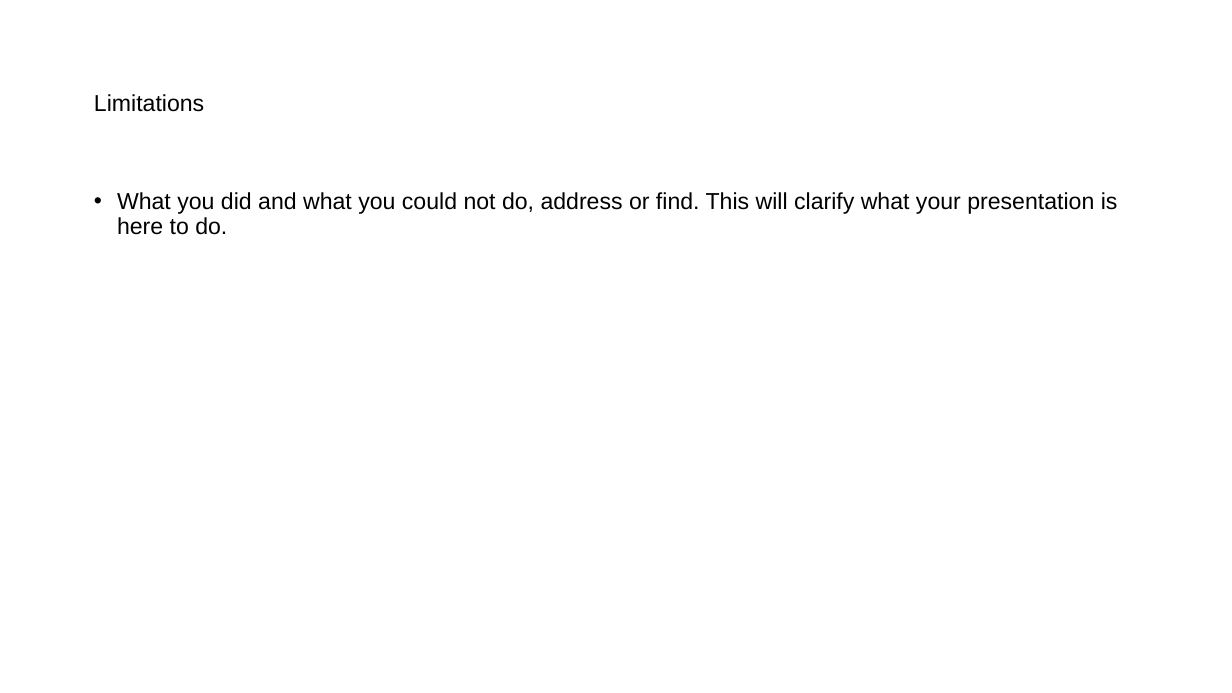
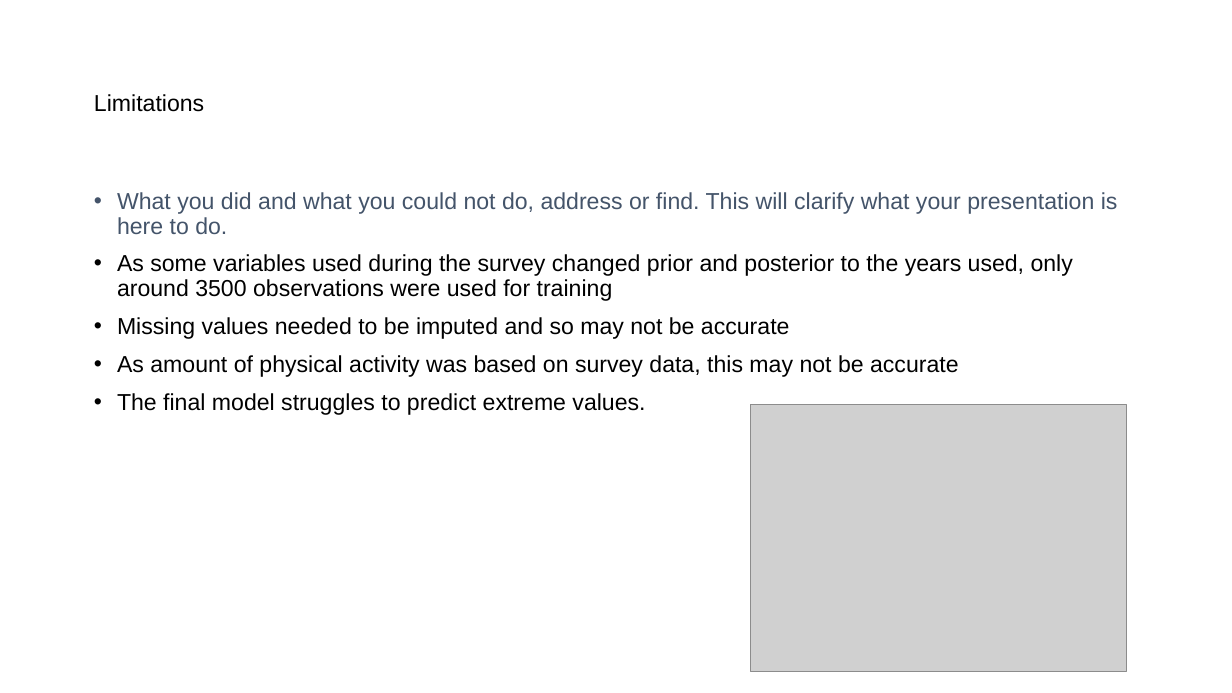
Before and after one commit to mathisme/ThinkfulDSFinalCapstone, a slide deck: slide 9 of Presentation.pptx. Drawn at 1232x693 pixels with LibreOffice and Linux fonts; fonts in the diff are those of the drawing; grey boxes stand for pictures. Boxes give left, top, right and bottom in pixels: in the first picture for what was removed or moved away, otherwise in the second. Text is boxed around its words. In the diff, an @@ line names an element or a change of style, - is before the commit and + after.

```diff
--- a/Presentation.pptx
+++ b/Presentation.pptx
@@ text at box(117, 192, 1118, 234): text colour #000000 to #44546A in "What you did and what you could ..." @@
@@ text at box(117, 254, 1073, 415): paragraphs added @@
+• As some variables used during the survey changed prior and posterior to the years used, only around 3500 observations were used for training
+• Missing values needed to be imputed and so may not be accurate
+• As amount of physical activity was based on survey data, this may not be accurate
+• The final model struggles to predict extreme values.
@@ picture added at box(751, 405, 1127, 673) @@
```
Also in this commit, not shown: 7 other slides changed, 5 slides added, 3 slides removed, 1 other file.
